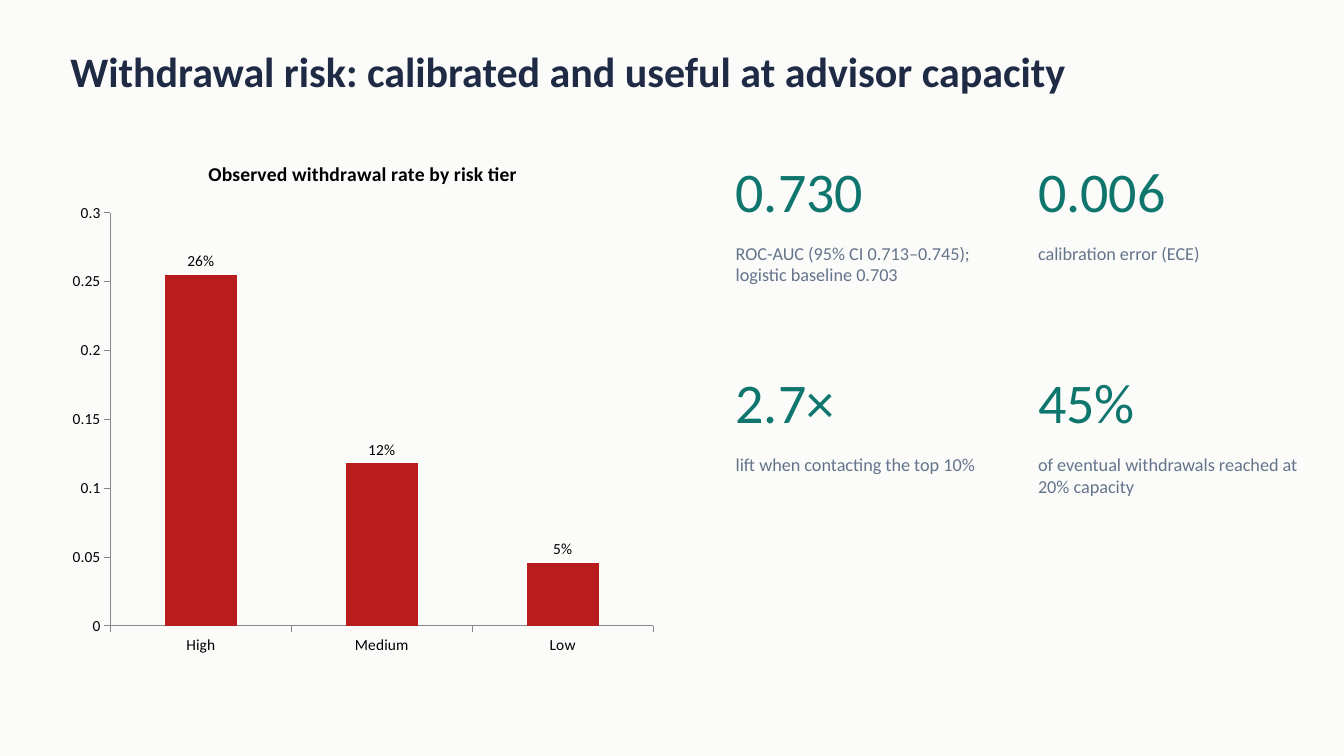
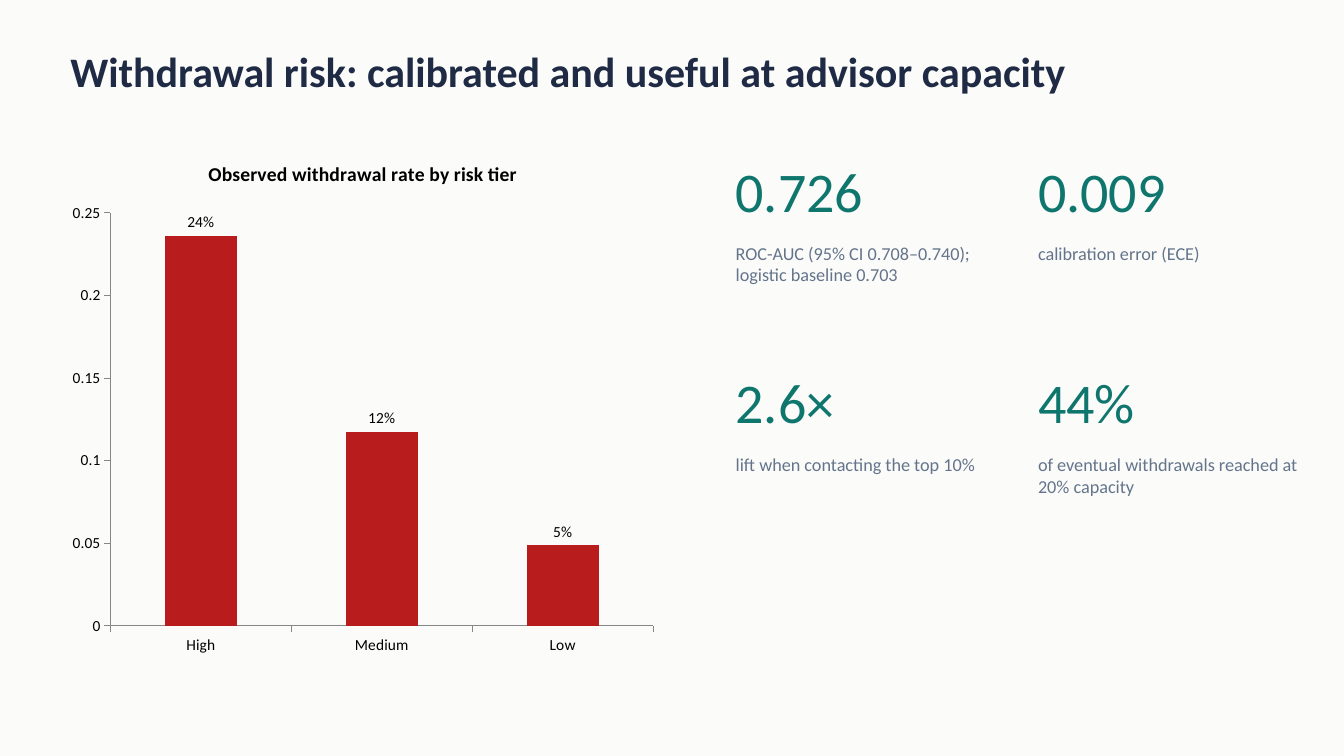
Before and after one commit to stealthynugget/student_success_assistant, a slide deck: slide 5 of docs/Student_Success_Assistant_10min.pptx. Drawn at 1344x756 pixels with LibreOffice and Linux fonts; fonts in the diff are those of the drawing. Boxes give left, top, right and bottom in pixels: in the first picture for what was removed or moved away, otherwise in the second. Text is boxed around its words. In the diff, an @@ line names an element or a change of style, - is before the commit and + after.

```diff
--- a/docs/Student_Success_Assistant_10min.pptx
+++ b/docs/Student_Success_Assistant_10min.pptx
@@ column chart at (60, 141, 665, 665) @@
@@ Series 1, High: 0.26 to 0.24 @@
@@ text at (736, 174, 863, 213): text changed @@
-0.730
+0.726
@@ text at (1038, 175, 1165, 213): text changed @@
-0.006
+0.009
@@ text at (736, 247, 970, 284): text changed @@
-ROC-AUC (95% CI 0.713–0.745); logistic baseline 0.703
+ROC-AUC (95% CI 0.708–0.740); logistic baseline 0.703
@@ text at (736, 385, 835, 424): text changed @@
-2.7×
+2.6×
@@ text at (1038, 385, 1135, 424): text changed @@
-45%
+44%
```
Also in this commit, not shown: 5 other slides changed, 5 other files.
